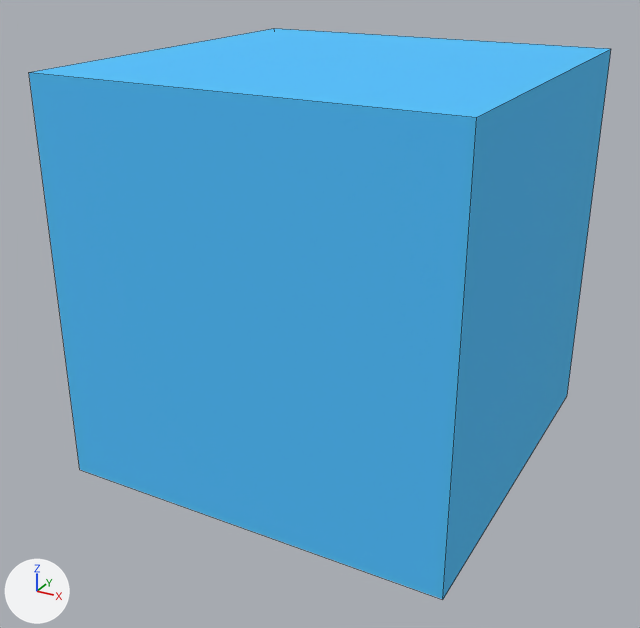
One commit to the FBX model SourceCode/Assets/Models/Players/Cube.fbx: the scene before it, then after it.
Before and after are seen from a 50 mm camera at (0.978, -1.901, 0.788) aimed at (-0.026, -0.076, -0.124). Lighting does not change. The marker at lower left points along +X, +Y and +Z. Mesh edges are drawn as thin lines.
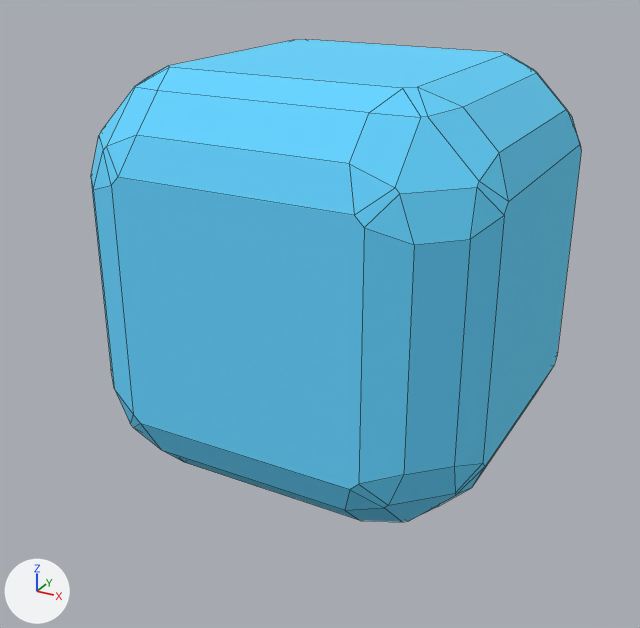
Changed parts and their boxes (x1, y1, x2, y2) in the pictures (640 x 628 px):
'Cube', recoloured, reshaped, rescaled (blue to cyan, 16% narrower, 15% shorter): before (29, 28, 611, 599); after (91, 39, 581, 522)

Edits to the bpy script that builds the scene:
```text
Change mat_cube:
    mat_cube.base_color: (0.0781, 0.55, 1.0) -> (0.129, 0.675, 1.0)  # blue #4fc4ff -> cyan #65d6ff
Change me_立方体:
    used by ob_cube; location = (0.0, 0.0, 0.0)
    remove me_立方体.from_pydata(...)  # 8 vertices, 6 faces; spans x -0.5..0.5, y -0.5..0.5, z -0.5..0.5
    add me_立方体.from_pydata(...)  # 144 vertices, 146 faces; spans x -1.0..1.0, y -1.0..1.0, z -1.0..1.0
    me_立方体 part 1: the whole mesh is rebuilt
Change ob_cube:
    ob_cube.scale: (1.0, 1.0, 1.0) -> (0.5, 0.5, 0.5)
```
